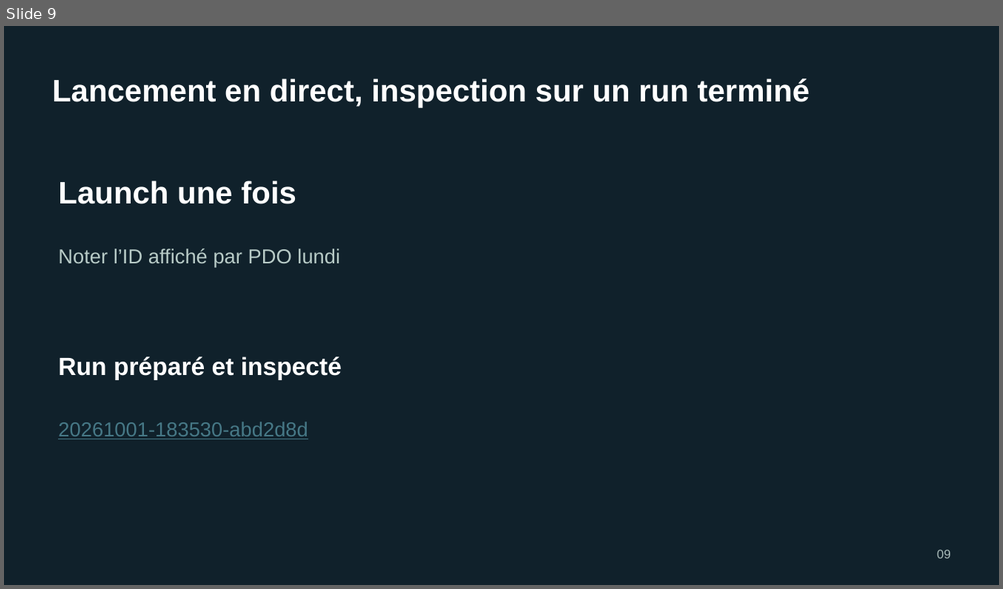
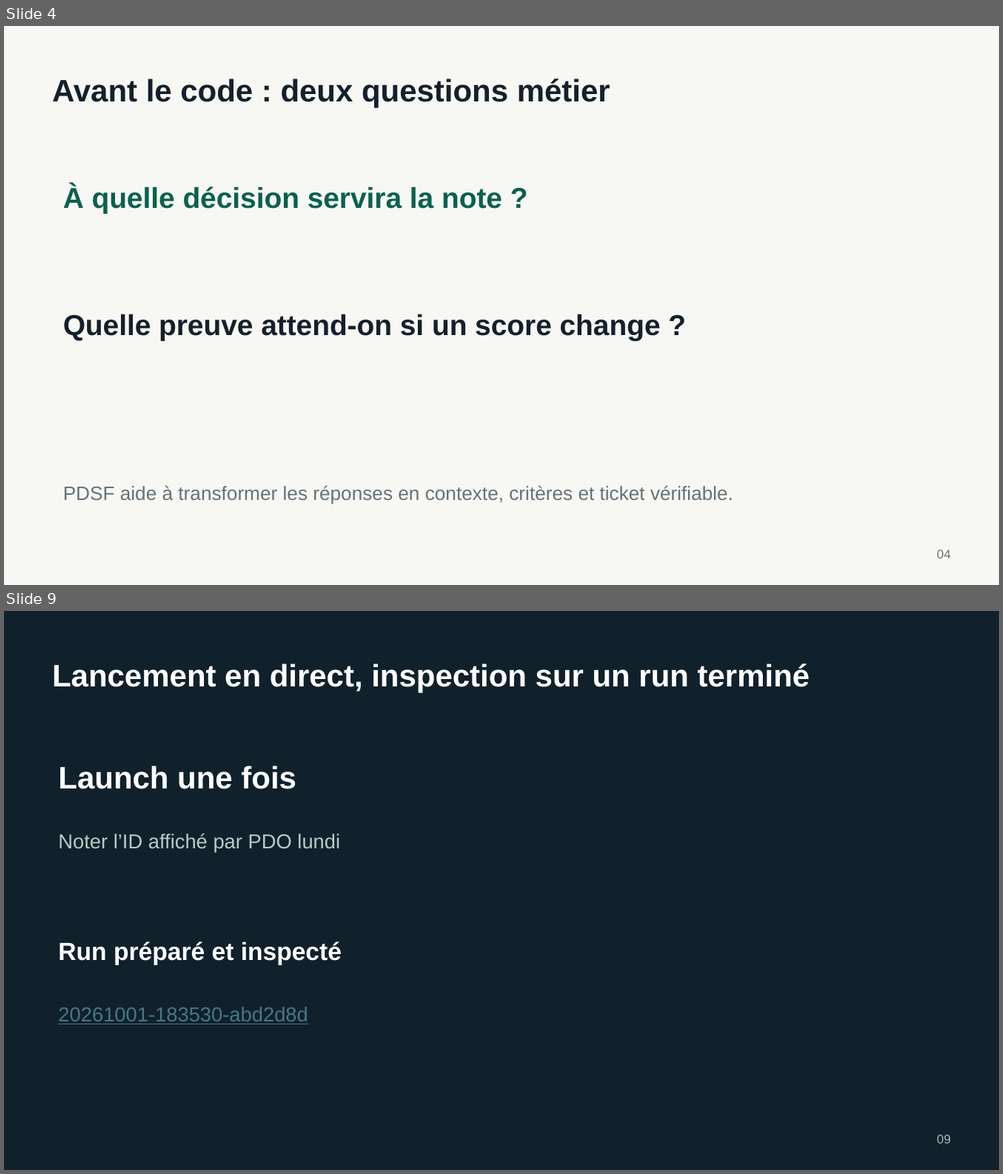
Before and after one commit to Mohamedballouch/radar-ia-casablanca-demo, a slide deck: workshop/slides/atelier-pdsf-pdo-casablanca.pptx. Shown one above the other, each under a label of ours: slide 9 before the commit, slides 4 and 9 after it; the slides between them are not shown. The pictures are 1003x589 and 1003x1174 pixels, drawn with LibreOffice and Linux fonts; fonts in the diff are those of the drawing. Boxes give left, top, right and bottom in pixels: in the first picture for what was removed or moved away, otherwise in the second. Text is boxed around its words. In the diff, an @@ line names an element or a change of style, - is before the commit and + after.

```diff
--- a/workshop/slides/atelier-pdsf-pdo-casablanca.pptx
+++ b/workshop/slides/atelier-pdsf-pdo-casablanca.pptx
@@ slide 4 added at box(4, 26, 999, 585), background #F7F7F3 @@
@@ text added at box(52, 79, 610, 108), 30 pt, text #14202B, bold @@
+Avant le code : deux questions métier
@@ text added at box(63, 185, 502, 213), 27.8 pt, text #0B604F, bold @@
+À quelle décision servira la note ?
@@ text added at box(63, 314, 660, 340), 27.8 pt, text #14202B, bold @@
+Quelle preuve attend-on si un score change ?
@@ text added at box(63, 486, 733, 505), 18.8 pt, text #65727B @@
+PDSF aide à transformer les réponses en contexte, critères et ticket vérifiable.
@@ text added at box(936, 550, 950, 559), 12 pt, text #65727B @@
+04
```
Also in this commit, not shown: 11 slides changed, 1 slide removed, 2 other files.
